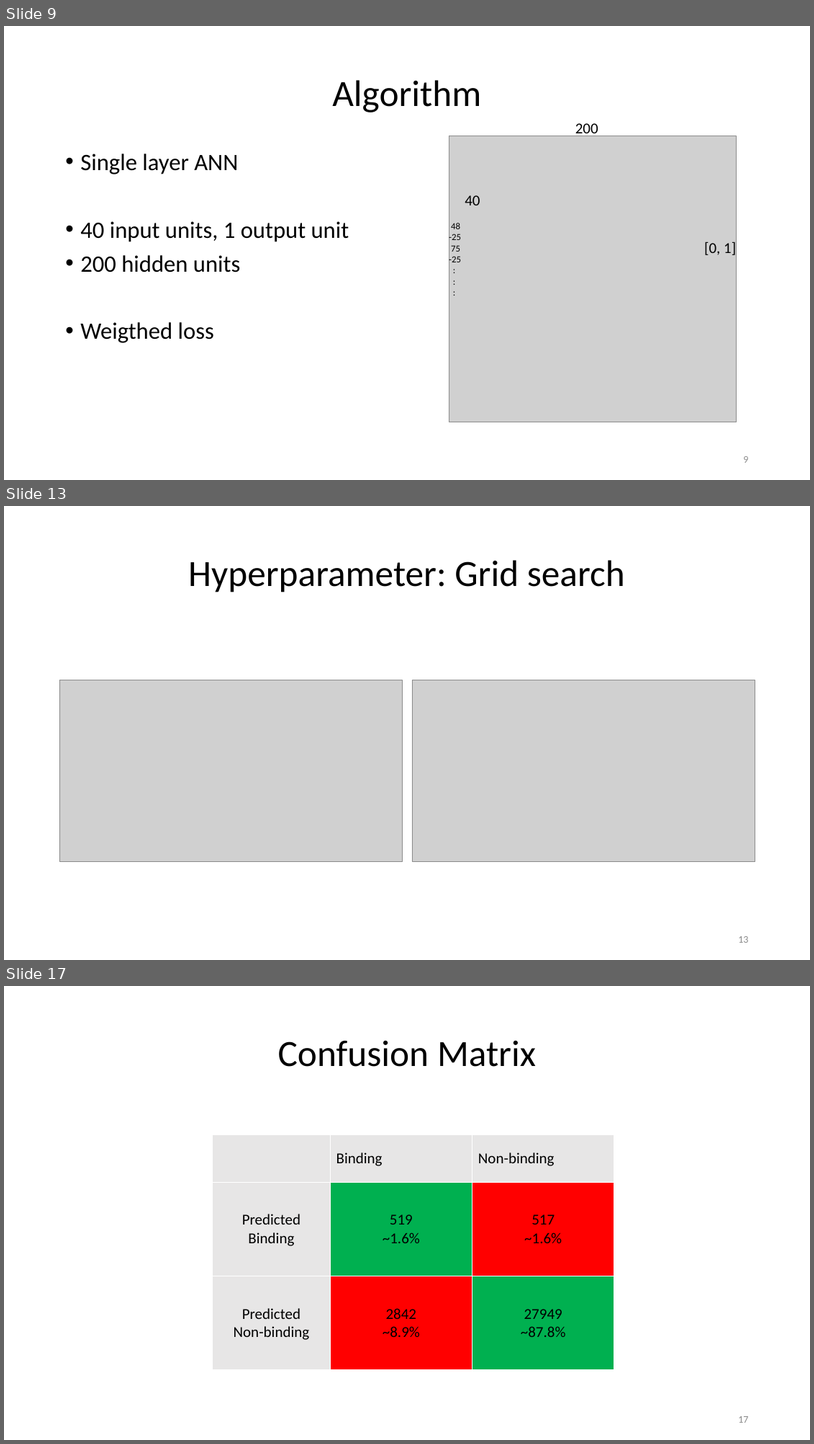
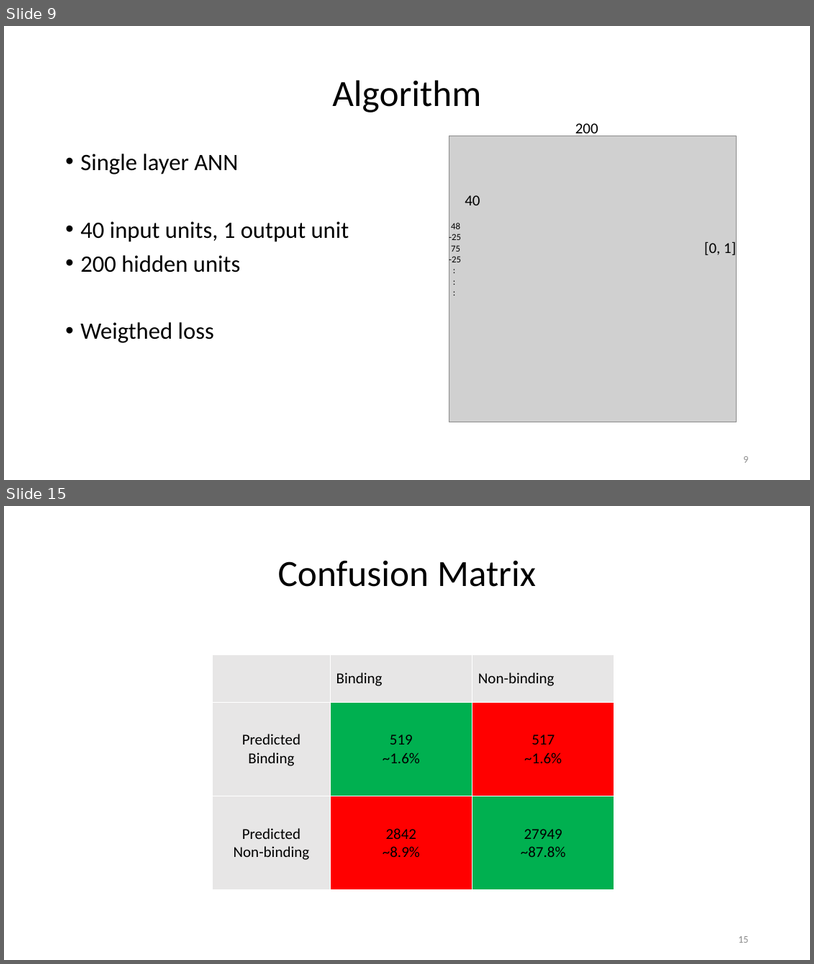
Before and after one commit to paulhager/ProteinPrediction1, a slide deck: BLOSUMscoresComparedToSingleSNAPscores.pptx. Shown one above the other, each under a label of ours: slides 9, 13 and 17 before the commit, slides 9 and 15 after it; the slides between them are not shown. The pictures are 814x1444 and 814x964 pixels, drawn with LibreOffice and Linux fonts; fonts in the diff are those of the drawing; grey boxes stand for pictures; background and template pictures are left out. Boxes give left, top, right and bottom in pixels: in the first picture for what was removed or moved away, otherwise in the second. Text is boxed around its words. In the diff, an @@ line names an element or a change of style, - is before the commit and + after.

```diff
--- a/BLOSUMscoresComparedToSingleSNAPscores.pptx
+++ b/BLOSUMscoresComparedToSingleSNAPscores.pptx
@@ slide 13 removed at [4,506,810,960], background #FFFFFF @@
@@ title removed at [188,560,625,592] @@
-Hyperparameter: Grid search
@@ picture removed at [59,680,403,862] @@
@@ picture removed at [412,680,756,862] @@
@@ page number removed at [738,936,748,942] @@
-13
@@ what was slide 17 is now slide 15 @@
@@ page number at [738,936,748,942]: text changed @@
-17
+15
```
Also in this commit, not shown: 3 slides changed, 3 slides added, 4 other slides removed, 1 other file.
